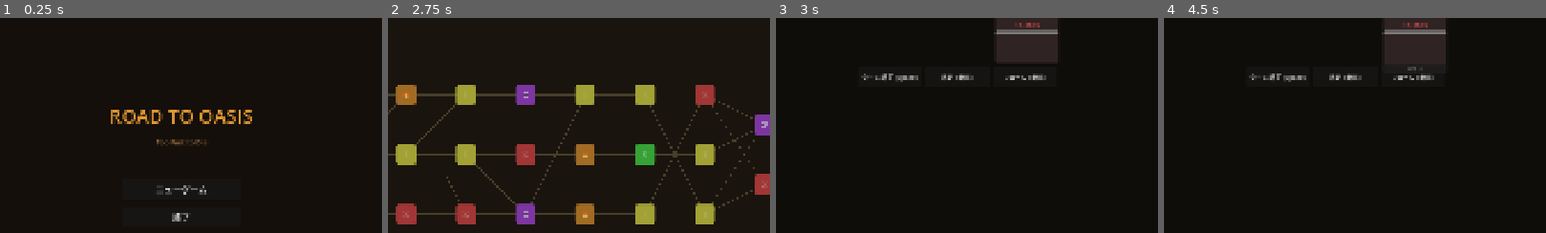
Above: before the commit, frames 1-4 (left to right).
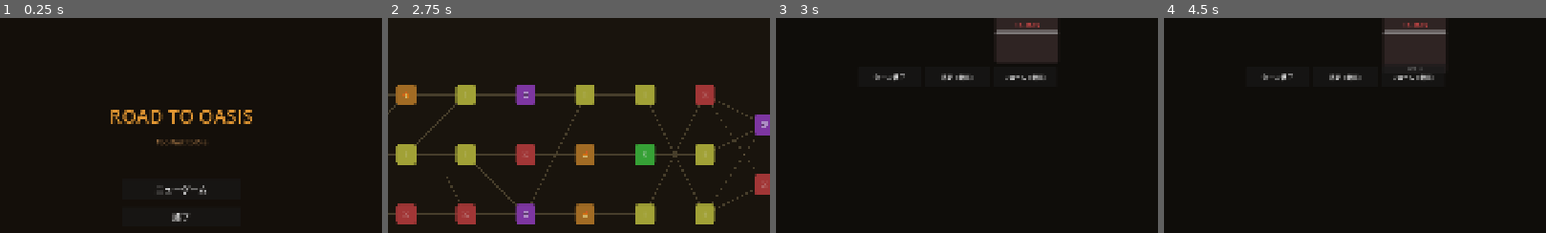
Above: after the commit, the same moments.

Repository: sashimihoutyou/too-fast-to-die
Game: Godot game, scene res://scenes/main/title_screen.tscn
Two runs of this game, one before a commit and one after it. Both use one fixed random seed, a clock stepped at 60 frames per second and the inputs below.
Inputs:
- Up to frame 1 (0.25 s): no input
- Up to frame 2 (2.75 s): click "ニューゲーム" at 0.5 s; click "カルティスト — アタルパ" at 1.25 s; click "出発" at 2 s
- Up to frame 3 (3 s): click "⚔" at 2.75 s
- Up to frame 4 (4.5 s): click "1AP 加速の祈り [固有] 3ブロック+1ドロー" at 3.5 s; click "1AP 部族の槍 [近接] 6ダメージ → 強化: 9" at 4.25 s
The pictures show only the part of the screen within x 26-76%, y 13-63%; the shares and areas given below are measured in that part.

Frames 1-2 are identical in both runs. In frame 3, 0.3% of the frame differs, in the area x 22-38%, y 25-30%; in frame 4, 0.3%.

Commit message:
元レイダーのヒート（激情）システムを実装
CharacterData.unique_system=&"heat" が消費側で一度も読まれず、ex_raiderの
10枚のカード説明（「ヒート+N」「ヒート÷3ダメージ」等）が全て嘘になっていた
（combat_manager 397行に「heat は扱わない」と明記された未実装状態）。
ヒートを 0〜100 のプレイヤー資源として実装し、全カードを説明文どおりに動作させた。

- CombatManager: player_heat / HEAT_MAX / heat_changed / _add_heat() を追加。
  戦闘開始・新ラン時に0リセット。
- 汎用ゲイン: status_effect=&"heat" をプレイヤー資源に振り替え
  （er02/03/04/06/07/09/10 の「ヒート+N」が機能。負値も可）。
- 特殊カード:
  - er01 ランページ: ヒート÷3の動的ダメージ（要対象）。
  - er08 嵐の前の静けさ: ヒートを0にし同値ブロック。
  - er06 バーサーカー: ヒート50%以上で+5ダメージ。
  - er07 血の記憶: このカードで撃破時ヒート-10。
  - er10 怒りの咆哮: 全敵に atk_down（次攻撃ダメージ-2、攻撃時に消費）。
  - er05 冷静な計算: データに heat-30 を付与（汎用ルートで適用）。
- 敵ステータスに atk_down を追加し、攻撃intentに減算を反映。
- CardData.requires_target を新設: base_damage=0でも対象選択を要求
  （動的ダメージの er01 が敵0へ自動命中する不具合を回避。データ駆動）。
- preview_damage を er01/er06 のヒート連動ダメージに一致させた。
- combat_screen: ヒート時のみHUDにヒートメーターを表示、atk_downを敵ステータス表示に追加。

Co-Authored-By: Claude Opus 4.8 <noreply@anthropic.com>
Claude-Session: https://claude.ai/code/session_01DaPHGiWtnsNDsQmR1omLk9

Diff:
--- a/autoload/combat_manager.gd
+++ b/autoload/combat_manager.gd
@@ -15,6 +15,7 @@
 signal enemy_intent_updated(idx: int, intent: Dictionary)
 signal enemy_status_changed(idx: int, status: Dictionary)
 signal player_status_changed(status: Dictionary)
+signal heat_changed(value: int, max_value: int)
 
 enum CombatState { INACTIVE, INIT, DRAW, PLAYER_TURN, DISCARD, ENEMY_TURN, CHECK_END, VICTORY, DEFEAT, FLED }
 
@@ -28,12 +29,17 @@
 var player_block: int = 0
 var player_status: Dictionary = {}
 
+# 元レイダー固有資源「ヒート（激情）」。0〜HEAT_MAX のメーター。
+const HEAT_MAX: int = 100
+var player_heat: int = 0
+
 var enemies: Array[Dictionary] = []
 
 func reset_player_for_new_run() -> void:
 	player_max_hp = GameManager.current_character.max_hp
 	player_hp = player_max_hp
 	player_status = _new_status_dict()
+	player_heat = 0
 
 func start_combat(enemy_list: Array[EnemyData]) -> void:
 	state = CombatState.INIT
@@ -43,6 +49,8 @@
 	player_block = 0
 	player_status = _new_status_dict()
 	player_status_changed.emit(player_status)
+	player_heat = 0
+	heat_changed.emit(player_heat, HEAT_MAX)
 	enemies.clear()
 	for ed: EnemyData in enemy_list:
 		enemies.append({
@@ -86,6 +94,11 @@
 	if idx < 0 or idx >= enemies.size():
 		return 0
 	var base := card.get_effective_damage()
+	# ヒート連動の動的ダメージをプレビューに反映（実適用と一致させる）
+	if card.id == &"er01":  # ランページ: ヒート÷3
+		base = int(player_heat / 3.0)
+	elif card.id == &"er06" and player_heat >= HEAT_MAX / 2:  # バーサーカー: 50%以上で+5
+		base += 5
 	if base <= 0:
 		return 0
 	var per_hit := _apply_player_attack_mods(base)
@@ -165,8 +178,25 @@
 	return true
 
 func _apply_card_effects(card: CardData, target_idx: int) -> void:
+	# --- ヒート消費系の特殊カード（ダメージ/ブロックが現在ヒートで決まる）---
+	if card.id == &"er01":  # ランページ: ヒート÷3のダメージ
+		if target_idx >= 0 and target_idx < enemies.size() and enemies[target_idx]["alive"]:
+			var rampage := _apply_player_attack_mods(int(player_heat / 3.0))
+			_damage_enemy(target_idx, rampage, card.tags)
+		return
+	if card.id == &"er08":  # 嵐の前の静けさ: ヒートを0にし、除去量と同値のブロック
+		if player_heat > 0:
+			player_block += player_heat
+			player_block_changed.emit(player_block)
+			_add_heat(-player_heat)
+		return
+
 	var dmg := card.get_effective_damage()
 	var blk := card.get_effective_block()
+
+	# バーサーカースラッシュ: ヒート50%以上で+5
+	if card.id == &"er06" and player_heat >= HEAT_MAX / 2:
+		dmg += 5
 
 	if blk > 0:
 		player_block += blk
@@ -182,18 +212,24 @@
 		ap += card.bonus_ap
 		ap_changed.emit(ap)
 
+	var killed_with_card := false
 	if dmg > 0:
 		var hit_dmg := _apply_player_attack_mods(dmg)
 		if card.is_aoe:
 			for i in enemies.size():
 				if enemies[i]["alive"]:
 					_damage_enemy(i, hit_dmg * card.hit_count, card.tags)
+					if enemies[i]["hp"] <= 0:
+						killed_with_card = true
 		else:
 			if target_idx >= 0 and target_idx < enemies.size() and enemies[target_idx]["alive"]:
 				for h in card.hit_count:
 					if enemies[target_idx]["alive"]:
 						_damage_enemy(target_idx, hit_dmg, card.tags)
-
+				if enemies[target_idx]["hp"] <= 0:
+					killed_with_card = true
+
+	# 敵デバフ（汎用 status_effect。heat 等のキャラ資源は _map_status で弾かれる）
 	if card.status_effect != &"" and card.status_stacks != 0:
 		var mapped := _map_status(card.status_effect)
 		if mapped != &"":
@@ -203,6 +239,20 @@
 						_add_enemy_status(i, mapped, card.status_stacks)
 			elif target_idx >= 0 and target_idx < enemies.size() and enemies[target_idx]["alive"]:
 				_add_enemy_status(target_idx, mapped, card.status_stacks)
+
+	# --- ヒート（激情）資源ゲイン：status_effect=&"heat" をプレイヤー資源に振り替える ---
+	if card.status_effect == &"heat":
+		_add_heat(card.status_stacks)
+
+	# 怒りの咆哮: 全敵の次攻撃力-2
+	if card.id == &"er10":
+		for i in enemies.size():
+			if enemies[i]["alive"]:
+				_add_enemy_status(i, &"atk_down", 2)
+
+	# 血の記憶: このカードで敵を撃破したらヒート-10
+	if card.id == &"er07" and killed_with_card:
+		_add_heat(-10)
 
 func is_weak_against(idx: int, tags: Array[CardData.Tag]) -> bool:
 	if idx < 0 or idx >= enemies.size():
@@ -277,22 +327,25 @@
 		var intent: Dictionary = enemies[i]["intent"]
 		enemies[i]["block"] = 0
 		enemy_block_changed.emit(i, 0)
+		var atk_down: int = int(status.get("atk_down", 0))
 		match intent.get("type", ""):
 			"attack":
-				var dmg: int = _apply_weak(intent.get("value", 0), weak_active)
+				var dmg: int = maxi(0, _apply_weak(intent.get("value", 0), weak_active) - atk_down)
 				var hits: int = intent.get("hits", 1)
 				for h in hits:
 					_damage_player(dmg, true)
+				status["atk_down"] = 0  # 次攻撃に対する減算を消費
 			"defend":
 				var blk: int = intent.get("value", 0)
 				enemies[i]["block"] = blk
 				enemy_block_changed.emit(i, enemies[i]["block"])
 			"attack_defend":
-				var dmg: int = _apply_weak(intent.get("attack", 0), weak_active)
+				var dmg: int = maxi(0, _apply_weak(intent.get("attack", 0), weak_active) - atk_down)
 				var blk: int = intent.get("block", 0)
 				enemies[i]["block"] = blk
 				enemy_block_changed.emit(i, enemies[i]["block"])
 				_damage_player(dmg, true)
+				status["atk_down"] = 0  # 次攻撃に対する減算を消費
 		# ターン終了時：弱体・脆弱を1減衰
 		_decay_debuffs(status)
 		enemy_status_changed.emit(i, status)
@@ -394,10 +447,12 @@
 # weak（弱体）= 与ダメ -25% / vulnerable（脆弱）= 被ダメ +50%
 # burn（炎上）/ bleed（出血）= ターン開始時に固定ダメージ、毎ターン1減衰
 # strength（筋力）= 攻撃に +固定値（将来用）
-# heat / aura / beast はキャラ固有ゲージのため、ここでは扱わない（無視）。
+# atk_down（攻撃減算）= 敵の次回攻撃ダメージを固定値だけ減らし、攻撃時に消費（怒りの咆哮）
+# heat（激情）はプレイヤー固有資源として _add_heat / player_heat で別管理する。
+# aura / beast は未実装のキャラ固有ゲージのため、ここでは扱わない（無視）。
 
 func _new_status_dict() -> Dictionary:
-	return {"weak": 0, "vulnerable": 0, "burn": 0, "bleed": 0, "strength": 0}
+	return {"weak": 0, "vulnerable": 0, "burn": 0, "bleed": 0, "strength": 0, "atk_down": 0}
 
 func _map_status(se: StringName) -> StringName:
 	match se:
@@ -462,3 +517,8 @@
 		player_hp_changed.emit(player_hp, player_max_hp)
 	_decay_debuffs(player_status)
 	player_status_changed.emit(player_status)
+
+# ヒート（激情）の増減。0〜HEAT_MAX にクランプして通知する。
+func _add_heat(amount: int) -> void:
+	player_heat = clampi(player_heat + amount, 0, HEAT_MAX)
+	heat_changed.emit(player_heat, HEAT_MAX)
--- a/resources/cards/ex_raider/er01.tres
+++ b/resources/cards/ex_raider/er01.tres
@@ -11,3 +11,4 @@
 tags = [5]
 restriction = 2
 is_starter = true
+requires_target = true
--- a/resources/cards/ex_raider/er05.tres
+++ b/resources/cards/ex_raider/er05.tres
@@ -12,3 +12,5 @@
 rarity = 1
 restriction = 2
 draw_count = 2
+status_effect = &"heat"
+status_stacks = -30
--- a/scenes/combat/combat_screen.gd
+++ b/scenes/combat/combat_screen.gd
@@ -11,15 +11,35 @@
 var selected_card: CardData = null
 var awaiting_reward: bool = false
 var _last_player_hp: int = 0
+var _heat_label: Label = null
 
 func _ready() -> void:
 	_last_player_hp = CombatManager.player_hp
 	_setup_signals()
 	_build_enemy_display()
 	_show_target_buttons(false)
+	_setup_heat_meter()
 	_update_player_hud()
 	_update_hand()
 	_update_controls()
+
+# 元レイダー（ヒート＝激情システム）のときだけ、HUDにヒートメーターを生成する。
+func _setup_heat_meter() -> void:
+	if GameManager.current_character.unique_system != &"heat":
+		return
+	_heat_label = Label.new()
+	_heat_label.offset_left = 200.0
+	_heat_label.offset_top = 96.0
+	_heat_label.offset_right = 340.0
+	_heat_label.offset_bottom = 116.0
+	_heat_label.add_theme_font_size_override("font_size", 14)
+	_heat_label.add_theme_color_override("font_color", Color(1.0, 0.5, 0.1))
+	$PlayerHUD.add_child(_heat_label)
+	_on_heat_changed(CombatManager.player_heat, CombatManager.HEAT_MAX)
+
+func _on_heat_changed(value: int, max_value: int) -> void:
+	if _heat_label != null:
+		_heat_label.text = "🔥ヒート %d/%d" % [value, max_value]
 	for btn: Button in [$Controls/EndTurnButton, $Controls/FleeButton, $Controls/RerollButton]:
 		btn.focus_mode = Control.FOCUS_NONE
 	$Controls/EndTurnButton.text = "ターン終了 (Space)"
@@ -34,6 +54,7 @@
 	CombatManager.enemy_intent_updated.connect(_on_enemy_intent_updated)
 	CombatManager.enemy_status_changed.connect(_on_enemy_status_changed)
 	CombatManager.player_status_changed.connect(_on_player_status_changed)
+	CombatManager.heat_changed.connect(_on_heat_changed)
 	CombatManager.player_hp_changed.connect(_on_player_hp_changed)
 	CombatManager.player_block_changed.connect(_on_player_block_changed)
 	CombatManager.ap_changed.connect(_on_ap_changed)
@@ -253,7 +274,7 @@
 func _on_card_selected(card: CardData) -> void:
 	if not CombatManager.can_play_card(card):
 		return
-	var needs_target := (card.base_damage > 0 or _targets_enemy_status(card)) and not card.is_aoe
+	var needs_target := (card.base_damage > 0 or card.requires_target or _targets_enemy_status(card)) and not card.is_aoe
 	if needs_target:
 		selected_card = card
 		_highlight_selected_card(card)
@@ -452,6 +473,7 @@
 	var weak: int = int(status.get("weak", 0))
 	var vuln: int = int(status.get("vulnerable", 0))
 	var strg: int = int(status.get("strength", 0))
+	var atk_down: int = int(status.get("atk_down", 0))
 	if burn > 0:
 		parts.append("🔥%d" % burn)
 	if bleed > 0:
@@ -462,6 +484,8 @@
 		parts.append("脆%d" % vuln)
 	if strg > 0:
 		parts.append("力%d" % strg)
+	if atk_down > 0:
+		parts.append("攻-%d" % atk_down)
 	return " ".join(parts)
 
 func _on_player_hp_changed(hp: int, max_hp: int) -> void:
--- a/scripts/data/card_data.gd
+++ b/scripts/data/card_data.gd
@@ -21,6 +21,7 @@
 @export var base_block: int = 0
 @export var hit_count: int = 1
 @export var is_aoe: bool = false
+@export var requires_target: bool = false  # ダメージが動的(base_damage=0)でも対象選択を要求する
 @export var self_damage: int = 0
 @export var draw_count: int = 0
 @export var bonus_ap: int = 0
